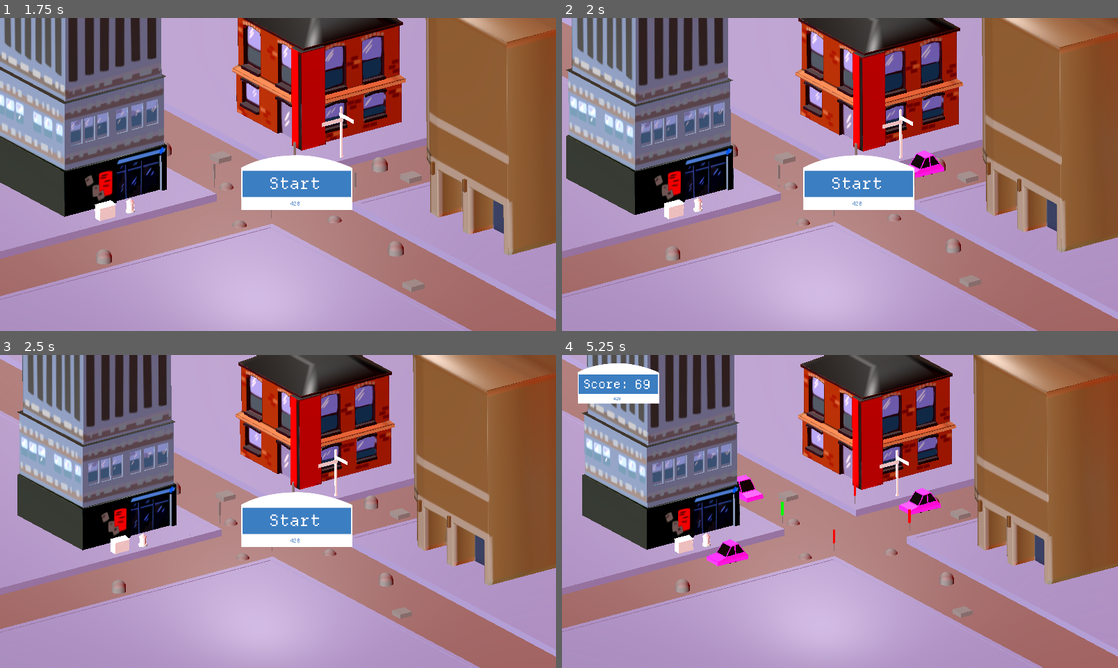
Above: before the commit, frames 1-4 (two rows, left to right).
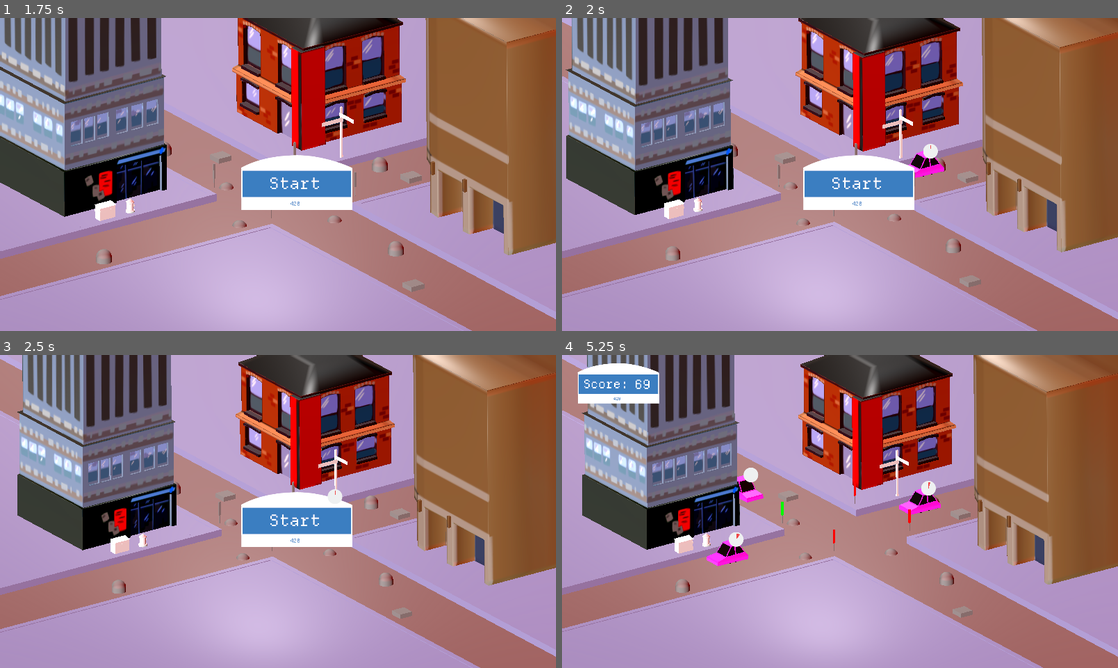
Above: after the commit, the same moments.

Repository: caizoryan/gamejam001
Game: Godot game, scene res://test_scene.tscn
The game is run twice, just before and just after one commit, with the same random seed, the same clock (stepped at 60 frames per second) and the same inputs.
Inputs (mouse positions are in pixels of both pictures, inside the frame that each line leads up to):
- Up to frame 1 (1.75 s): click (294, 180) at 0.5 s; tap Enter at 1.25 s; move the mouse to (400, 158) at 1.27 s; hold Right (key_right) from 1.28 s (still down); tap E at 1.35 s
- Up to frame 2 (2 s): keep holding Right (key_right)
- Up to frame 3 (2.5 s): move the mouse to (166, 527) at 2.02 s; release Right (key_right) at 2.03 s; hold Down (key_down) from 2.03 s (still down); click (166, 527) at 2.1 s; tap E at 2.3 s
- Up to frame 4 (5.25 s): move the mouse to (895, 442) at 2.77 s; release Down (key_down) at 2.78 s; hold Right (key_right) 2.78-3.53 s; tap E at 2.85, 3.8, 4.55 s; move the mouse to (812, 574) at 3.52 s; hold Up (key_up) 3.53-4.28 s; tap 1 at 3.6 s; move the mouse to (1006, 558) at 4.27 s; hold Left (key_left) from 4.28 s (still down); tap 2 at 4.35 s; move the mouse to (673, 464) at 5.02 s; tap 3 at 5.1 s

Frame 1 is identical in both runs. In frame 2, 0.1% of the frame differs, in the area x 65-68%, y 40-45%; in frame 3, less than 0.1%; in frame 4, 0.3%, in the area x 30-68%, y 36-62%.
Error before the commit: Cannot call method 'play' on a null value. (res://car.gd:38)

Commit message:
added changes to the car.tscn

Diff:
--- a/car.gd
+++ b/car.gd
@@ -5,7 +5,11 @@
 @export var max_speed: float = 5.0
 @export var patience: float = 1.0
 @export var follow_distance:float = 3.5
-@export var horn: AudioStreamPlayer3D
+# @export var horn: AudioStreamPlayer3D
+
+@export var progress : TextureProgressBar
+@onready var camera = get_viewport().get_camera_3d()
+@export var top: Node3D
 
 var curr_speed = max_speed
 var curr_state = CAR_STATE.TO_MID
@@ -34,11 +38,32 @@
 	velocity = direction * curr_speed
 	move_and_slide()
 
-func play_horn():
-	horn.play()
+#func play_horn():
+	#horn.play()
+#
+#func _input(event: InputEvent) -> void:
+	#if event is InputEventKey and event.is_released():
+		#match event.keycode:
+			#KEY_E:
+				#play_horn()
 
-func _input(event: InputEvent) -> void:
-	if event is InputEventKey and event.is_released():
-		match event.keycode:
-			KEY_E:
-				play_horn()
+
+func _process(delta: float) -> void:
+	if progress.value > 30: progress.visible = true
+	#if progress.value > 55. && !changed_to_red:
+		#progress.texture_progress = load("res://assets/buttons/1x/prog_tex.png")
+		#changed_to_red = true
+		#
+	#if progress.value > 80.:
+		#progress.texture_over = load("res://assets/buttons/1x/overlay.png")
+		#changed_to_panic = true
+	#
+	progress.value += 0.05
+	print(progress.value)
+	var _pos = top.global_position
+
+	if (_pos):
+		var pos = camera.unproject_position(_pos)
+		pos.y -= 50
+		#if (progress.value > 83.): pos = oscillate(pos)
+		progress.set_position(pos)
--- a/car.tscn
+++ b/car.tscn
@@ -1,12 +1,27 @@
-[gd_scene load_steps=3 format=3 uid="uid://rax2wk0j3lg0"]
+[gd_scene load_steps=5 format=3 uid="uid://rax2wk0j3lg0"]
 
 [ext_resource type="Script" uid="uid://jy2tmm5wuvwm" path="res://car.gd" id="1_ebywg"]
 [ext_resource type="PackedScene" uid="uid://cypjqtxwof0fw" path="res://assets/car_pink.glb" id="2_0p4vj"]
+[ext_resource type="Texture2D" uid="uid://bgbjbcqe82tc0" path="res://assets/buttons/1x/prog_bg.png" id="3_06lh1"]
+[ext_resource type="Texture2D" uid="uid://dyqixepy2olfe" path="res://assets/buttons/1x/prog_tex.png" id="4_td361"]
 
-[node name="Car" type="CharacterBody3D"]
+[node name="Car" type="CharacterBody3D" node_paths=PackedStringArray("progress", "top")]
 script = ExtResource("1_ebywg")
+progress = NodePath("TextureProgressBar")
+top = NodePath("Node3D")
 
 [node name="skin" parent="." instance=ExtResource("2_0p4vj")]
 transform = Transform3D(-1, 0, -8.74228e-08, 0, 1, 0, 8.74228e-08, 0, -1, 0, 0, 0)
 
+[node name="Node3D" type="Node3D" parent="."]
+transform = Transform3D(1, 0, 0, 0, 1, 0, 0, 0, 1, 0, 1.28067, -0.121017)
+
+[node name="TextureProgressBar" type="TextureProgressBar" parent="."]
+offset_right = 40.0
+offset_bottom = 40.0
+step = 0.01
+fill_mode = 4
+texture_under = ExtResource("3_06lh1")
+texture_progress = ExtResource("4_td361")
+
 [editable path="skin"]
--- /dev/null
+++ b/car_green.tscn
@@ -0,0 +1,20 @@
+[gd_scene load_steps=3 format=3 uid="uid://cmcli2g85x1ev"]
+
+[ext_resource type="Script" uid="uid://jy2tmm5wuvwm" path="res://car.gd" id="1_5vx48"]
+[ext_resource type="PackedScene" uid="uid://cypjqtxwof0fw" path="res://assets/car_pink.glb" id="2_ef01i"]
+
+[node name="Car" type="CharacterBody3D" node_paths=PackedStringArray("progress", "top")]
+script = ExtResource("1_5vx48")
+progress = NodePath("TextureProgressBar")
+top = NodePath("Node3D")
+
+[node name="skin" parent="." instance=ExtResource("2_ef01i")]
+transform = Transform3D(-1, 0, -8.74228e-08, 0, 1, 0, 8.74228e-08, 0, -1, 0, 0, 0)
+
+[node name="Node3D" type="Node3D" parent="."]
+
+[node name="TextureProgressBar" type="TextureProgressBar" parent="."]
+offset_right = 40.0
+offset_bottom = 40.0
+
+[editable path="skin"]
--- a/pedestrian.gd
+++ b/pedestrian.gd
@@ -1,6 +1,5 @@
 extends Area3D
 
-@export var winmessage : Control
 @export var progress : TextureProgressBar
 @export var camera: Camera3D
 @export var top: Node3D
@@ -21,7 +20,7 @@
 	return pos
 
 func _process(delta: float) -> void:
-	if progress.value > 30: winmessage.visible = true
+	if progress.value > 30: progress.visible = true
 	if progress.value > 55. && !changed_to_red:
 		progress.texture_progress = load("res://assets/buttons/1x/prog_tex.png")
 		changed_to_red = true
@@ -38,4 +37,4 @@
 		var pos = camera.unproject_position(_pos)
 		pos.y -= 50
 		if (progress.value > 83.): pos = oscillate(pos)
-		winmessage.set_position(pos)
+		progress.set_position(pos)
--- a/pink_car.tscn
+++ b/pink_car.tscn
@@ -8,8 +8,16 @@
 [sub_resource type="BoxShape3D" id="BoxShape3D_7822p"]
 size = Vector3(1.36035, 1, 2.51997)
 
-[node name="Car" type="CharacterBody3D"]
+[node name="Car" type="CharacterBody3D" node_paths=PackedStringArray("progress", "top")]
 script = ExtResource("1_ebywg")
+progress = NodePath("patience_bar")
+top = NodePath("top")
+
+[node name="patience_bar" type="TextureProgressBar" parent="."]
+offset_right = 40.0
+offset_bottom = 40.0
+
+[node name="top" type="Node3D" parent="."]
 
 [node name="horn" type="AudioStreamPlayer3D" parent="."]
 stream = ExtResource("2_7gadl")
--- a/test_scene.tscn
+++ b/test_scene.tscn
@@ -13,8 +13,8 @@
 [ext_resource type="Script" uid="uid://bugtf2ddmbo5x" path="res://score.gd" id="7_hiucn"]
 [ext_resource type="FontFile" uid="uid://bhmn30vnis3g6" path="res://assets/dep.otf" id="8_hiucn"]
 [ext_resource type="PackedScene" uid="uid://dwrl5vgowu4sk" path="res://assets/testscene02.glb" id="8_njel3"]
-[ext_resource type="PackedScene" uid="uid://baiqbj4qj3lyw" path="res://green_car.tscn" id="8_vr1i5"]
 [ext_resource type="Texture2D" uid="uid://dgs6i11kpxa5d" path="res://assets/testscene01_RGB.png" id="9_njel3"]
+[ext_resource type="PackedScene" uid="uid://cmcli2g85x1ev" path="res://car_green.tscn" id="14_0k8yu"]
 
 [sub_resource type="PlaneMesh" id="PlaneMesh_coq8p"]
 
@@ -174,7 +174,7 @@
 UpRoad = NodePath("UpRoad")
 DownRoad = NodePath("DownRoad")
 Win = NodePath("../Win")
-CARS = Array[PackedScene]([ExtResource("1_ia1lp"), ExtResource("8_vr1i5")])
+CARS = Array[PackedScene]([ExtResource("1_ia1lp"), ExtResource("14_0k8yu")])
 CAR_PROBS = Array[float]([0.8, 0.2])
 
 [node name="DownRoad" parent="RoadParent" instance=ExtResource("4_coq8p")]
